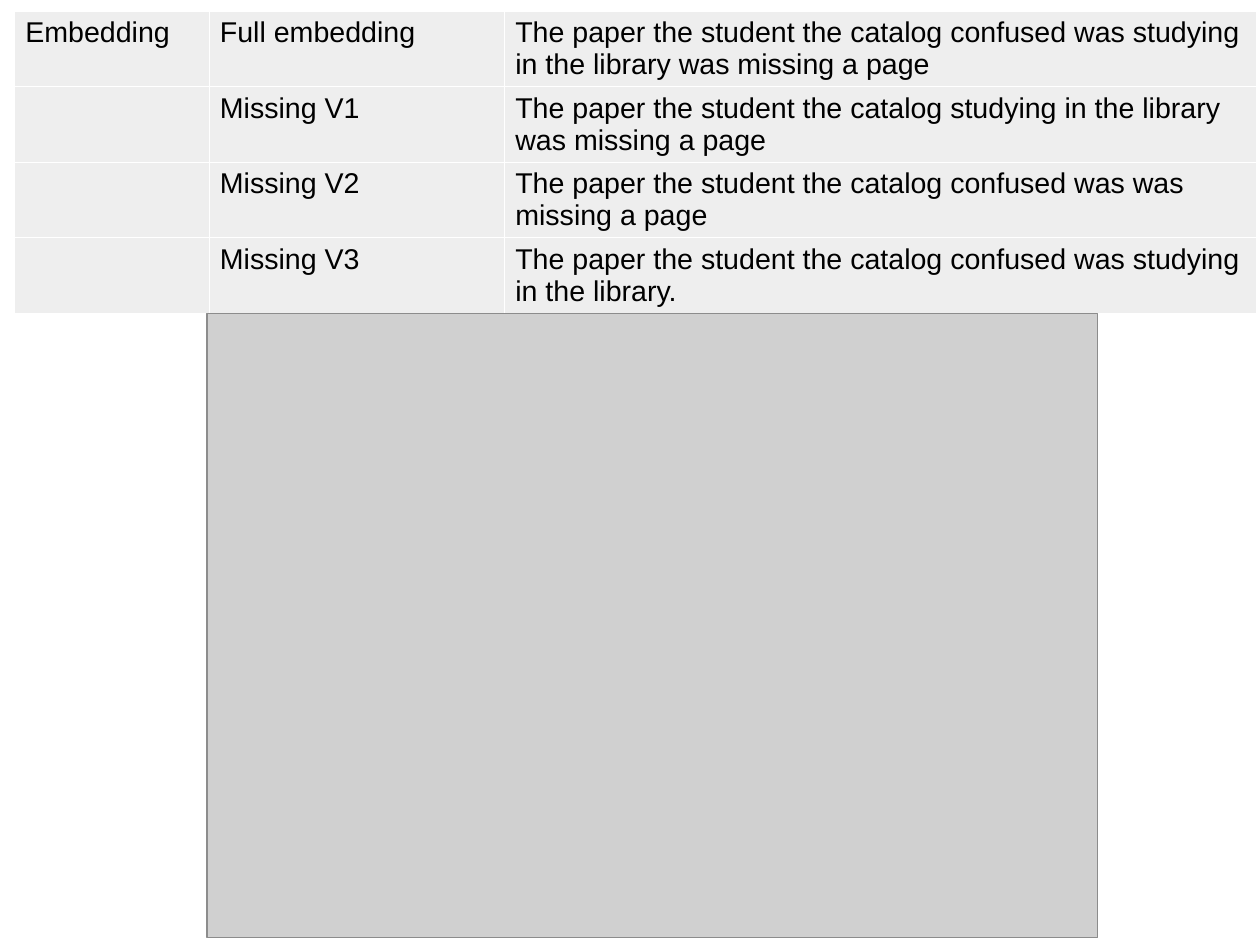
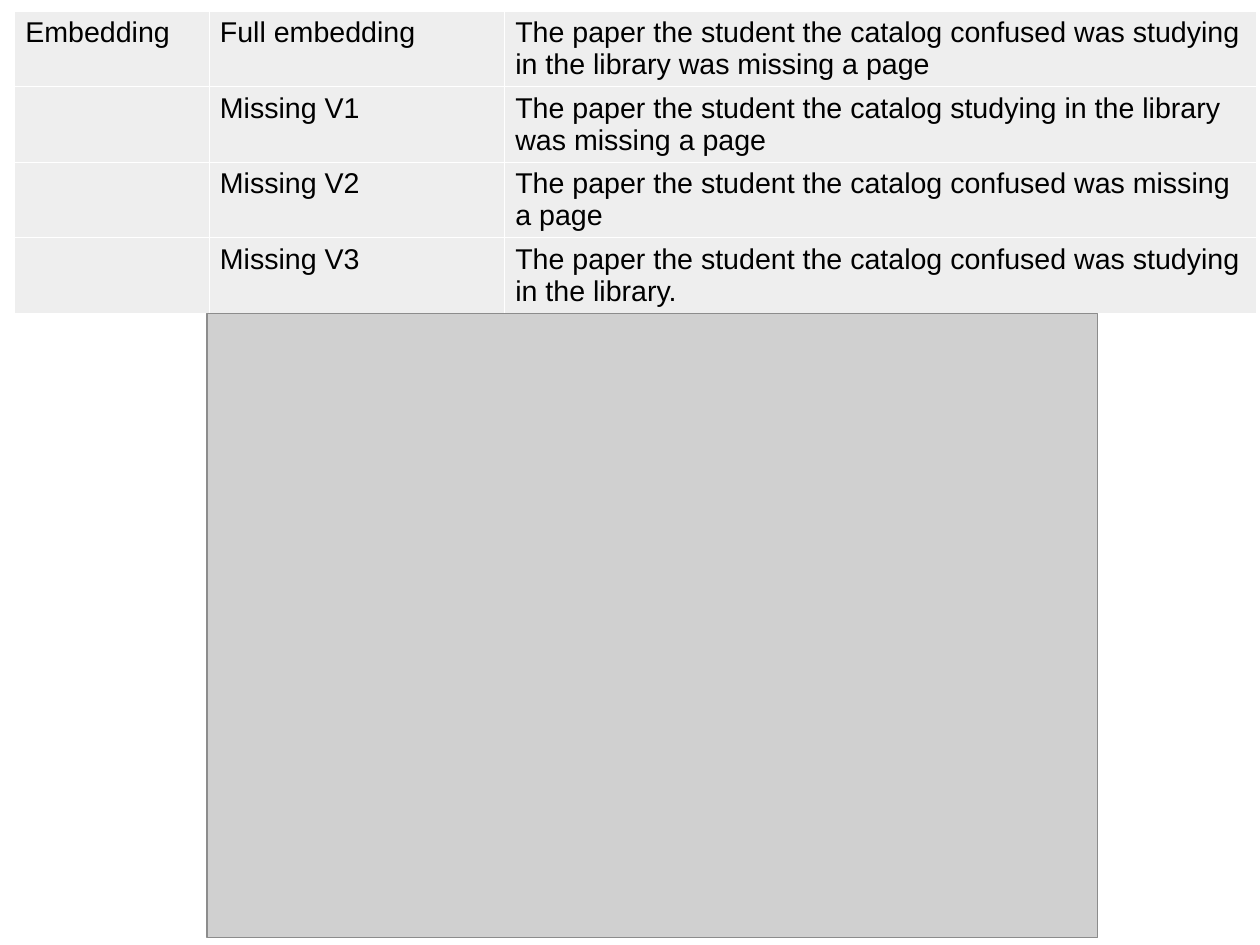
Before and after one commit to stevenlangsford/sentenceSTA, a slide deck: slide 38 of data/presenting/labmeeting_Feb2019.odp (slide 27 before the commit). Drawn at 1260x945 pixels with LibreOffice and Linux fonts; fonts in the diff are those of the drawing; grey boxes stand for pictures. Boxes give left, top, right and bottom in pixels: in the first picture for what was removed or moved away, otherwise in the second. Text is boxed around its words. In the diff, an @@ line names an element or a change of style, - is before the commit and + after.

```diff
--- a/data/presenting/labmeeting_Feb2019.odp
+++ b/data/presenting/labmeeting_Feb2019.odp
@@ table at (14, 11, 1255, 314) @@
-row 3, column 3: The paper the student the catalog confused was was missing a page
+row 3, column 3: The paper the student the catalog confused was missing a page
```
Also in this commit, not shown: 1 other slide changed, 12 slides added, 1 slide removed, 10 other files.
